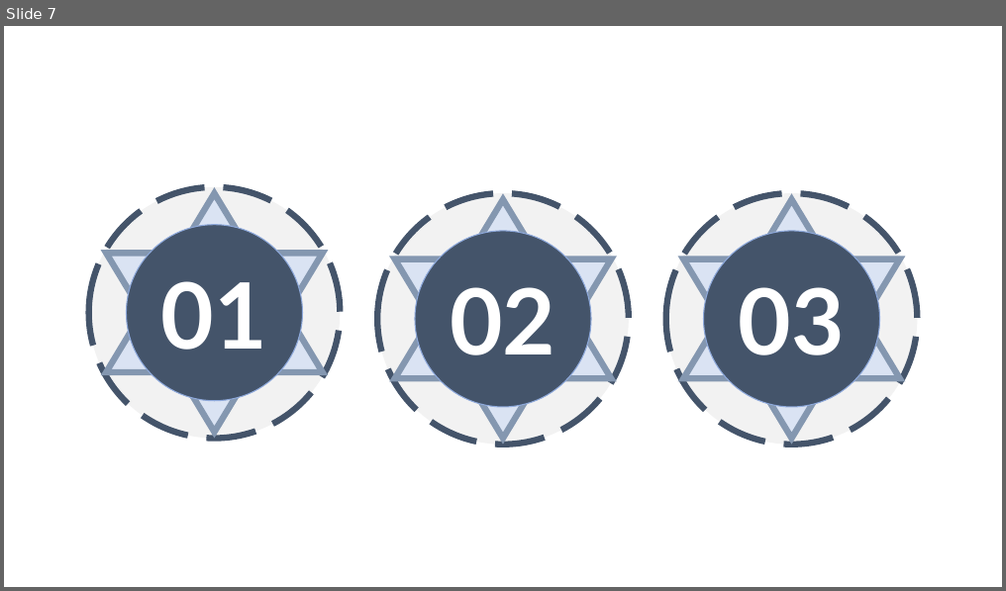
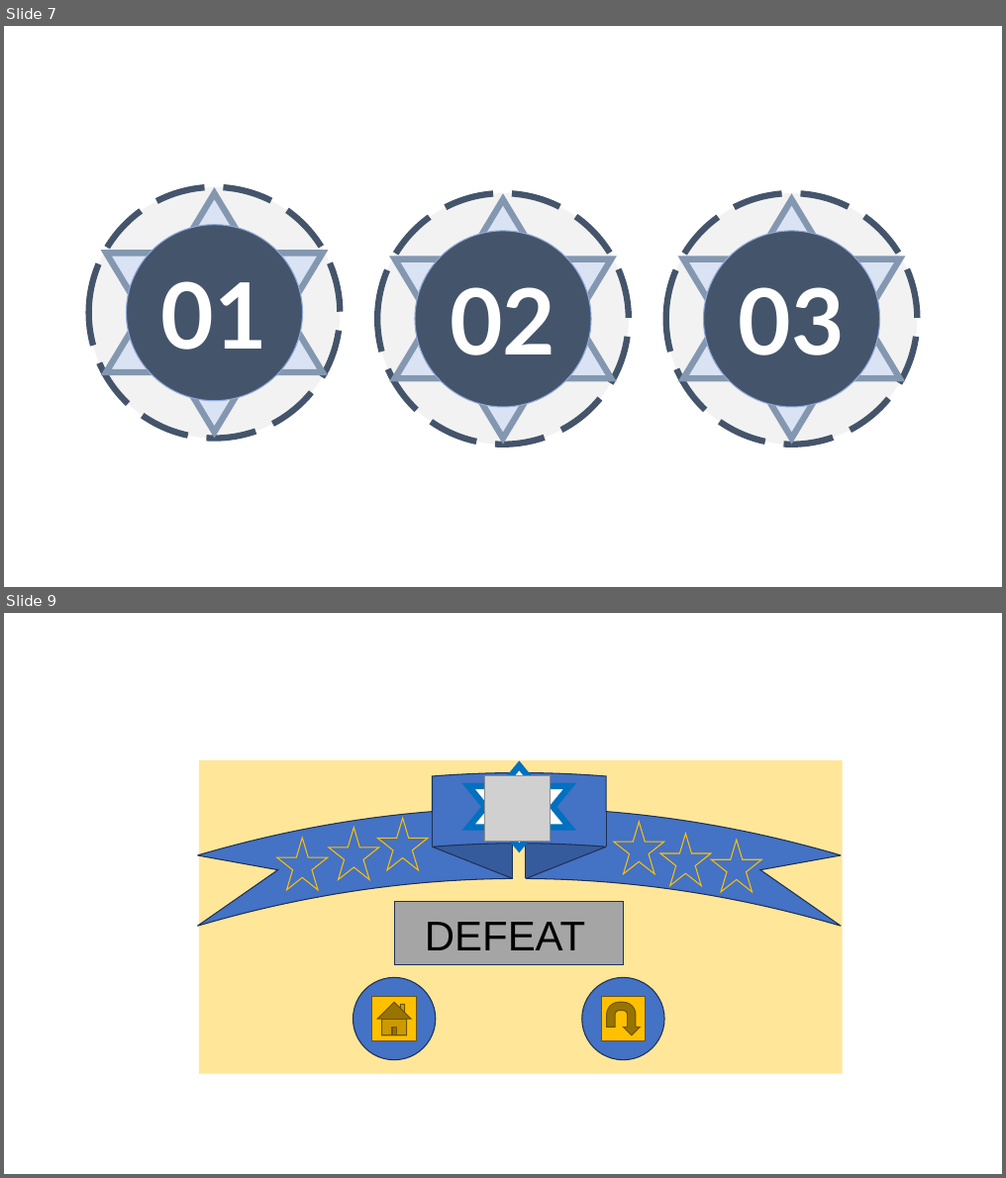
Before and after one commit to CBDT-JWT/EESDC2024-TOP, a slide deck: pics/paintings.pptx. Shown one above the other, each under a label of ours: slide 7 before the commit, slides 7 and 9 after it; the slides between them are not shown. The pictures are 1006x591 and 1006x1178 pixels, drawn with LibreOffice and Linux fonts; fonts in the diff are those of the drawing; grey boxes stand for pictures. Boxes give left, top, right and bottom in pixels: in the first picture for what was removed or moved away, otherwise in the second. Text is boxed around its words. In the diff, an @@ line names an element or a change of style, - is before the commit and + after.

```diff
--- a/pics/paintings.pptx
+++ b/pics/paintings.pptx
@@ slide 9 added at box(4, 613, 1002, 1174), background #FFFFFF @@
@@ rectangle added at box(199, 761, 843, 1074), fill #FFE699 @@
@@ ellipse ribbon added at box(198, 773, 842, 927), fill #4472C4, outline #1E3256 1 pt @@
@@ star added at box(469, 765, 570, 848), fill #FFFFFF, outline #0070C0 6 pt @@
@@ picture added at box(484, 775, 549, 841) @@
@@ star added at box(377, 818, 428, 870), outline #FFC000 1 pt @@
@@ star added at box(277, 838, 328, 890), outline #FFC000 1 pt @@
@@ star added at box(329, 828, 379, 880), outline #FFC000 1 pt @@
@@ star added at box(614, 822, 664, 874), outline #FFC000 1 pt @@
@@ star added at box(660, 834, 711, 886), outline #FFC000 1 pt @@
@@ star added at box(712, 840, 761, 892), outline #FFC000 1 pt @@
@@ rectangle added at box(394, 902, 623, 964), fill #A5A5A5, outline #1E3256 1 pt @@
@@ text added at box(425, 922, 585, 951), 40 pt, text #000000 @@
+DEFEAT
@@ ellipse added at box(352, 977, 436, 1059), fill #4472C4, outline #1E3256 1 pt @@
@@ action button home added at box(372, 997, 417, 1042), fill #FFC000, outline #705400 1 pt @@
@@ ellipse added at box(582, 977, 664, 1059), fill #4472C4, outline #1E3256 1 pt @@
@@ action button return added at box(601, 997, 646, 1042), fill #FFC000, outline #705400 1 pt @@
```
Also in this commit, not shown: 2 other slides added, 17 other files.
